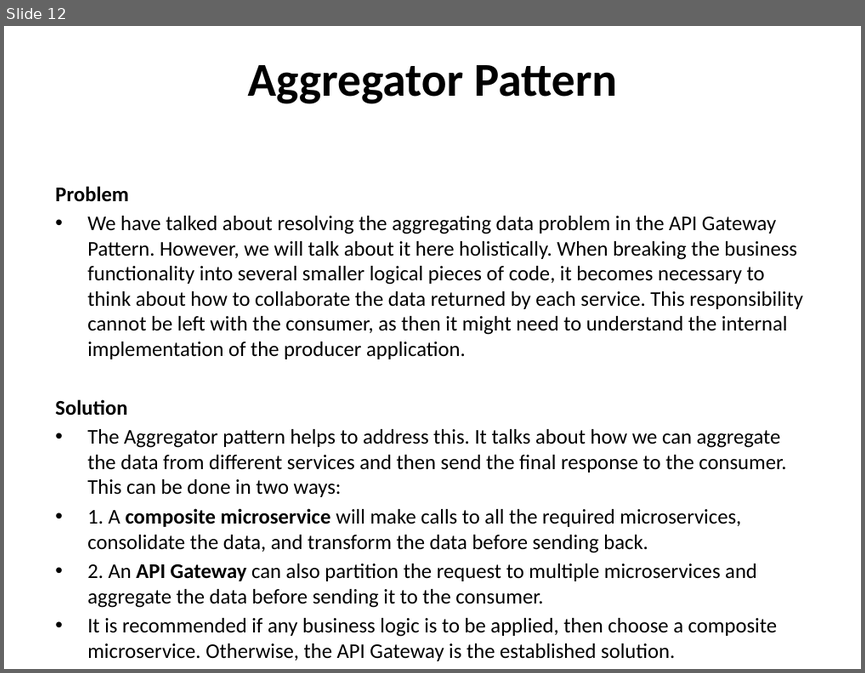
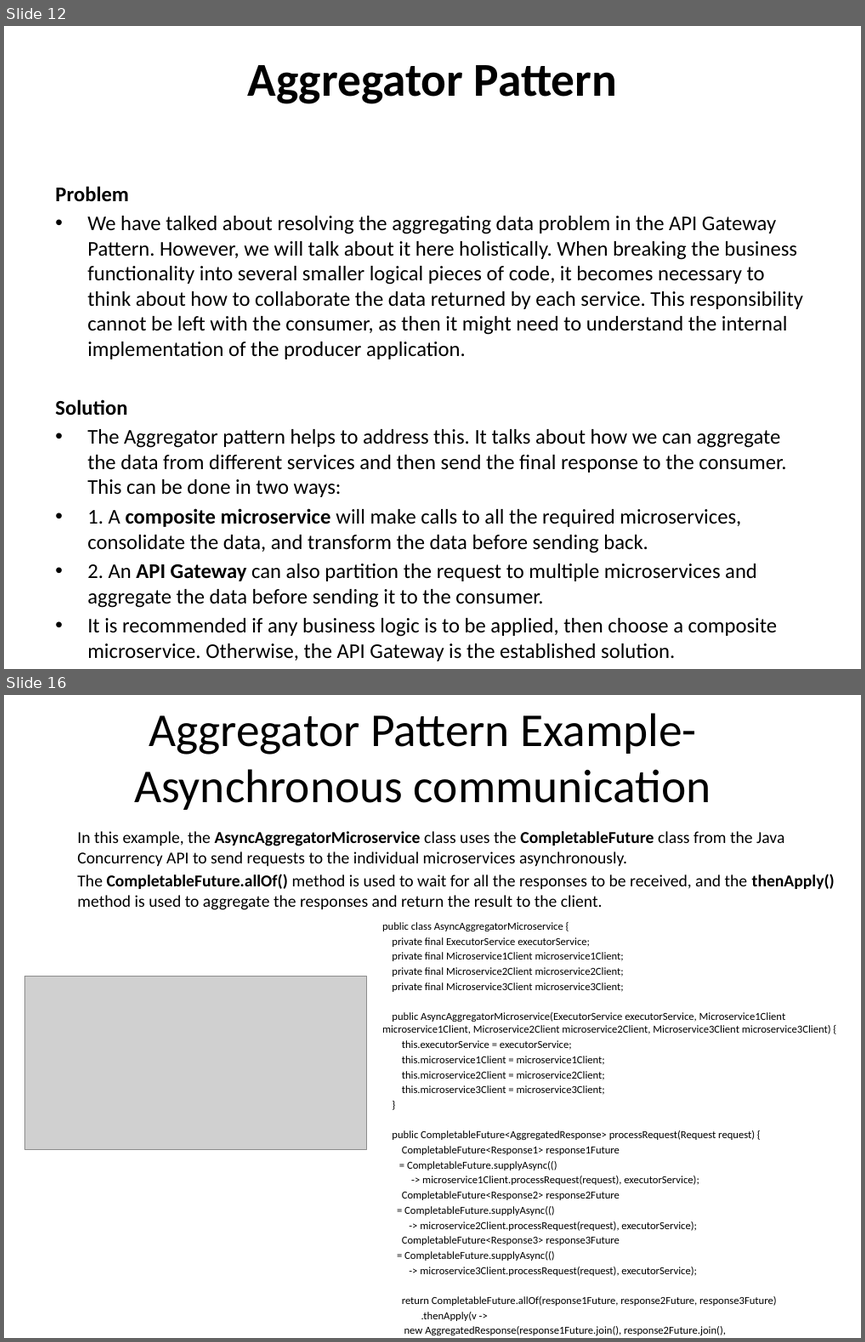
Before and after one commit to techelly/cloudthatmicroservies, a slide deck: Micro services Design Pattern.pptx. Shown one above the other, each under a label of ours: slide 12 before the commit, slides 12 and 16 after it; the slides between them are not shown. The pictures are 865x673 and 865x1342 pixels, drawn with LibreOffice and Linux fonts; fonts in the diff are those of the drawing; grey boxes stand for pictures. Boxes give left, top, right and bottom in pixels: in the first picture for what was removed or moved away, otherwise in the second. Text is boxed around its words. In the diff, an @@ line names an element or a change of style, - is before the commit and + after.

Commit message:
Async Non Blocking Microservice service example

```diff
--- a/Micro services Design Pattern.pptx
+++ b/Micro services Design Pattern.pptx
@@ slide 16 added at box(4, 695, 861, 1338), background #FFFFFF @@
@@ title added at box(134, 713, 711, 810), 39.6 pt, text #000000 @@
+Aggregator Pattern Example-Asynchronous communication
@@ text added at box(77, 831, 834, 910), 14 pt, text #000000 @@
+  In this example, the AsyncAggregatorMicroservice class uses the CompletableFuture class from the Java Concurrency API to send requests to the individual microservices asynchronously.
+  The CompletableFuture.allOf() method is used to wait for all the responses to be received, and the thenApply() method is used to aggregate the responses and return the result to the client.
@@ text added at box(382, 922, 831, 1335), 9 pt, text #000000 @@
+public class AsyncAggregatorMicroservice {
+private final ExecutorService executorService;
+private final Microservice1Client microservice1Client;
+private final Microservice2Client microservice2Client;
+private final Microservice3Client microservice3Client;
+public AsyncAggregatorMicroservice(ExecutorService executorService, Microservice1Client microservice1Client, Microservice2Client microservice2Client, Microservice3Client microservice3Client) {
+this.executorService = executorService;
+this.microservice1Client = microservice1Client;
+this.microservice2Client = microservice2Client;
+this.microservice3Client = microservice3Client;
+}
+public CompletableFuture<AggregatedResponse> processRequest(Request request) {
+CompletableFuture<Response1> response1Future
+= CompletableFuture.supplyAsync(()
+-> microservice1Client.processRequest(request), executorService);
+CompletableFuture<Response2> response2Future
+= CompletableFuture.supplyAsync(()
+-> microservice2Client.processRequest(request), executorService);
+CompletableFuture<Response3> response3Future
+= CompletableFuture.supplyAsync(()
+-> microservice3Client.processRequest(request), executorService);
+return CompletableFuture.allOf(response1Future, response2Future, response3Future)
+.thenApply(v ->
+new AggregatedResponse(response1Future.join(), response2Future.join(),
+response3Future.join()));
+}
+}
@@ picture added at box(24, 976, 366, 1149) @@
```
Also in this commit, not shown: 7 other slides added, 2 other files.
